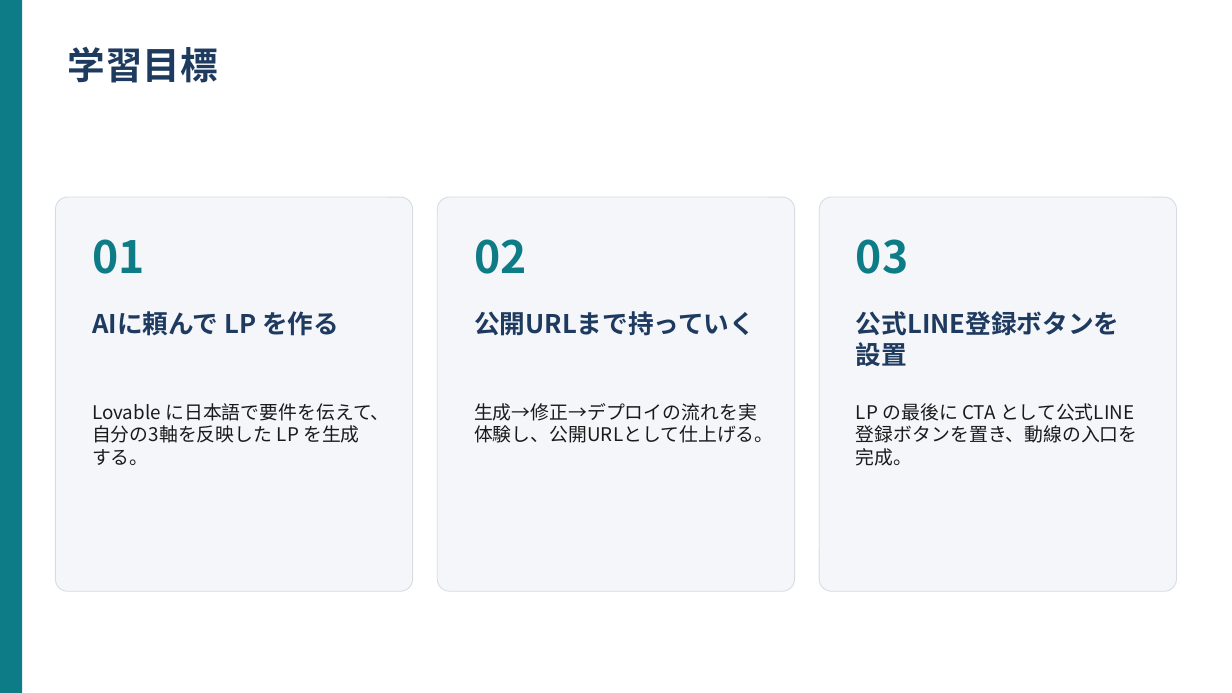
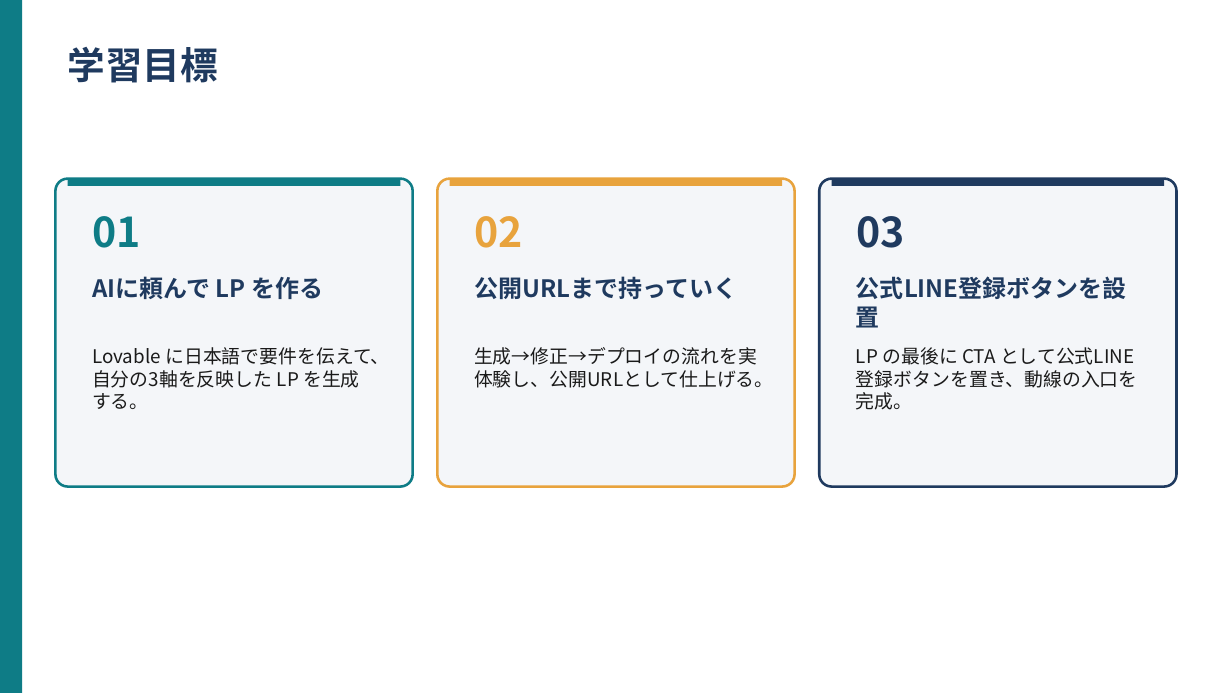
Before and after one commit to kana-story-321/github.io, a slide deck: slide 2 of lecture_pptx/out/work01_basic_student.pptx. Drawn at 1232x693 pixels with LibreOffice and Linux fonts; fonts in the diff are those of the drawing. Boxes give left, top, right and bottom in pixels: in the first picture for what was removed or moved away, otherwise in the second. Text is boxed around its words. In the diff, an @@ line names an element or a change of style, - is before the commit and + after.

```diff
--- a/lecture_pptx/out/work01_basic_student.pptx
+++ b/lecture_pptx/out/work01_basic_student.pptx
@@ rounded rectangle: place and size @@
-rounded rectangle at box(55, 197, 413, 591)
+rounded rectangle at box(55, 179, 413, 487)
@@ rounded rectangle at box(55, 179, 413, 487): outline #D7DCE3 0.5 pt to #0E7C86 1.5 pt; proportions changed @@
@@ rectangle added at box(68, 179, 400, 186), fill #0E7C86 @@
@@ rounded rectangle: place and size @@
-rounded rectangle at box(437, 197, 795, 591)
+rounded rectangle at box(437, 179, 795, 487)
@@ rounded rectangle at box(437, 179, 795, 487): outline #D7DCE3 0.5 pt to #E8A33D 1.5 pt; proportions changed @@
@@ rectangle added at box(450, 179, 782, 186), fill #E8A33D @@
@@ rounded rectangle: place and size @@
-rounded rectangle at box(819, 197, 1177, 591)
+rounded rectangle at box(819, 179, 1177, 487)
@@ rounded rectangle at box(819, 179, 1177, 487): outline #D7DCE3 0.5 pt to #1F3A5F 1.5 pt; proportions changed @@
@@ rectangle added at box(832, 179, 1164, 186), fill #1F3A5F @@
@@ text "01": place and size @@
-text "01" at box(92, 239, 144, 274)
+text "01" at box(92, 216, 140, 248)
@@ text "01" at box(92, 216, 140, 248): size 26 to 24 pt @@
@@ text "02": place and size @@
-text "02" at box(474, 239, 526, 274)
+text "02" at box(474, 216, 522, 248)
@@ text "02" at box(474, 216, 522, 248): size 26 to 24 pt, text colour #0E7C86 to #E8A33D @@
@@ text "03": place and size @@
-text "03" at box(856, 239, 908, 274)
+text "03" at box(856, 216, 904, 248)
@@ text "03" at box(856, 216, 904, 248): size 26 to 24 pt, text colour #0E7C86 to #1F3A5F @@
@@ text "AIに頼んで LP を作る": place and size @@
-text "AIに頼んで LP を作る" at box(92, 311, 339, 336)
+text "AIに頼んで LP を作る" at box(92, 276, 323, 299)
@@ text "公開URLまで持っていく": place and size @@
-text "公開URLまで持っていく" at box(474, 311, 755, 336)
+text "公開URLまで持っていく" at box(474, 276, 737, 299)
@@ size 15 to 14 pt in 3 elements at box(92, 276, 323, 299), box(474, 276, 737, 299), box(856, 276, 1127, 299) @@
@@ text "公式LINE登録ボタンを設置": place and size @@
-text "公式LINE登録ボタンを設置" at box(856, 311, 1120, 336)
+text "公式LINE登録ボタンを設置" at box(856, 276, 1127, 299)
@@ text "Lovable に日本語で要件を伝えて、自分の3軸を反映した LP を生成する。": place and size @@
-text "Lovable に日本語で要件を伝えて、自分の3軸を反映した LP を生成する。" at box(92, 403, 389, 465)
+text "Lovable に日本語で要件を伝えて、自分の3軸を反映した LP を生成する。" at box(92, 347, 389, 409)
@@ text "生成→修正→デプロイの流れを実体験し、公開URLとして仕上げる。": place and size @@
-text "生成→修正→デプロイの流れを実体験し、公開URLとして仕上げる。" at box(474, 403, 774, 443)
+text "生成→修正→デプロイの流れを実体験し、公開URLとして仕上げる。" at box(474, 347, 774, 388)
@@ text "LP の最後に CTA として公式LINE 登録ボタンを置き、動線の入口を完成。": place and size @@
-text "LP の最後に CTA として公式LINE 登録ボタンを置き、動線の入口を完成。" at box(856, 403, 1138, 466)
+text "LP の最後に CTA として公式LINE 登録ボタンを置き、動線の入口を完成。" at box(856, 347, 1138, 410)
```
Also in this commit, not shown: 3 other slides changed, 8 other files.
